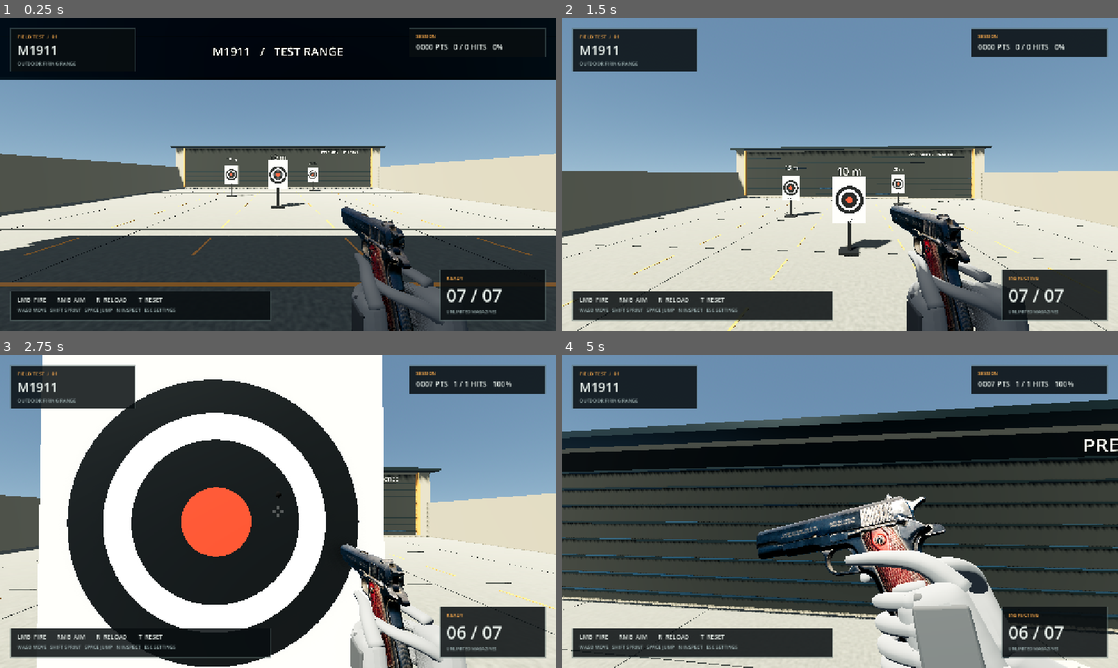
Above: before the commit, frames 1-4 (two rows, left to right).
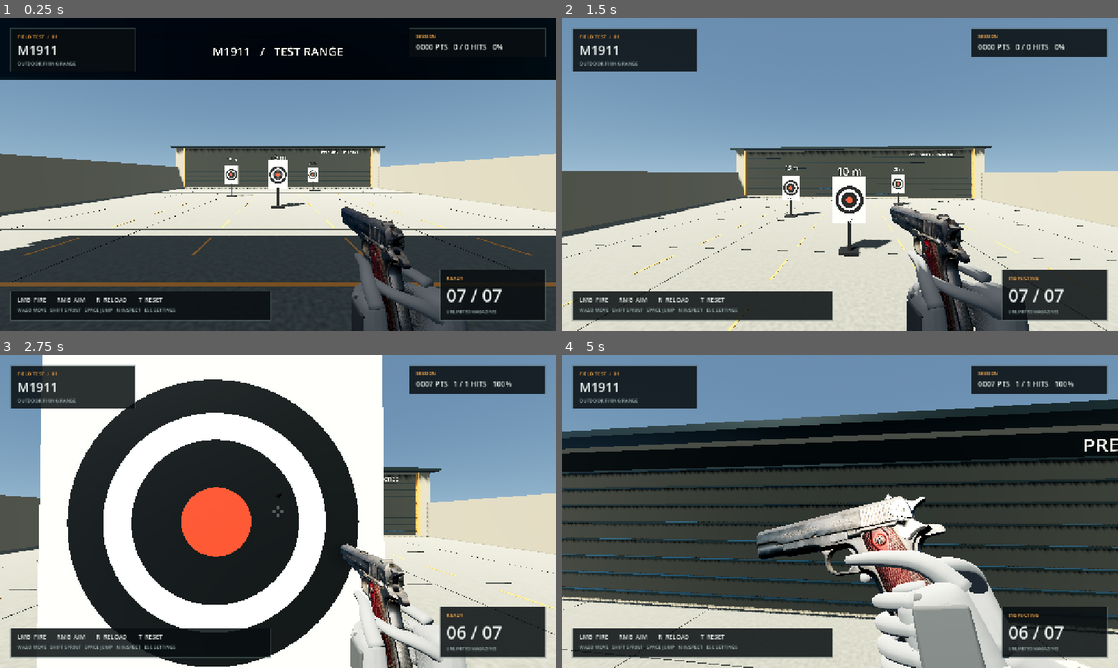
Above: after the commit, the same moments.

Repository: shien0zero-ai/tst-game-real
Game: Godot game, scene res://scenes/main.tscn
The game is run twice, just before and just after one commit, with the same random seed, the same clock (stepped at 60 frames per second) and the same inputs.
Inputs (mouse positions are in pixels of both pictures, inside the frame that each line leads up to):
- Up to frame 1 (0.25 s): no input
- Up to frame 2 (1.5 s): tap Enter at 0.5 s; move the mouse to (867, 174) at 0.52 s; hold Right mouse button (aim) 0.53-1.28 s; hold W (move_forward) from 0.53 s (still down); tap Space (jump) at 0.77 s; move the mouse to (812, 174) at 1.27 s; tap N (inspect_weapon) at 1.35 s
- Up to frame 3 (2.75 s): keep holding W (move_forward); tap Space (jump) at 1.52 s; move the mouse to (289, 505) at 2.02 s; press the mouse at (289, 505) at 2.03 s
- Up to frame 4 (5 s): keep holding W (move_forward); move the mouse to (834, 517) at 2.77 s; release the mouse at (834, 517) at 2.78 s; tap Shift (sprint) at 2.85 s; tap Space (jump) at 3.02, 3.77, 4.52 s; move the mouse to (878, 514) at 3.52 s; hold Right mouse button (aim) 3.53-4.28 s; move the mouse to (795, 508) at 4.27 s; tap N (inspect_weapon) at 4.35 s

The runs differ from the first frame. In frame 1, 0.3% of the frame differs, in the area x 62-73%, y 60-100%; in frame 2, 0.7%; in frame 3, 1.0%; in frame 4, 2.7%, in the area x 35-69%, y 44-92%.

Commit message:
Tone down M1911 gloss with satin roughness and softer fill

Diff:
--- a/scenes/player.tscn
+++ b/scenes/player.tscn
@@ -48,7 +48,8 @@
 [node name="ViewmodelFill" type="OmniLight3D" parent="Head/Camera3D/WeaponRig"]
 position = Vector3(-0.16, 0.23, 0.12)
 light_color = Color(1, 0.95, 0.9, 1)
-light_energy = 1.4
+light_energy = 0.9
+light_specular = 0.5
 light_cull_mask = 2
 omni_range = 1.5
 omni_attenuation = 0.8
Binary file changed: assets/models/m1911_frame.glb
Binary file changed: assets/models/m1911_magazine.glb
Binary file changed: assets/models/m1911_slide.glb
Binary file removed: assets/textures/m1911_runtime/unblank_m1911_image_1-b6cb74b599ace43effdd.png
Binary file added: assets/textures/m1911_runtime/unblank_m1911_image_1_satin_roughness-bc933643840d4641a221.png
Not shown, changed: assets/textures/m1911_runtime/unblank_m1911_image_1_satin_roughness-bc933643840d4641a221.png.import
Binary file removed: assets/textures/m1911_runtime/unblank_m1911_image_4-289ead83eb637a59472d.png
Binary file added: assets/textures/m1911_runtime/unblank_m1911_image_4_satin_roughness-a5e544cd15e6f2a90b97.png
Not shown, changed: assets/textures/m1911_runtime/unblank_m1911_image_4_satin_roughness-a5e544cd15e6f2a90b97.png.import
Binary file added: docs/finish-preview.png
Binary file changed: docs/inspection-preview.gif
Binary file changed: docs/m1911-model-detail.png
(and 4 more such lines)
